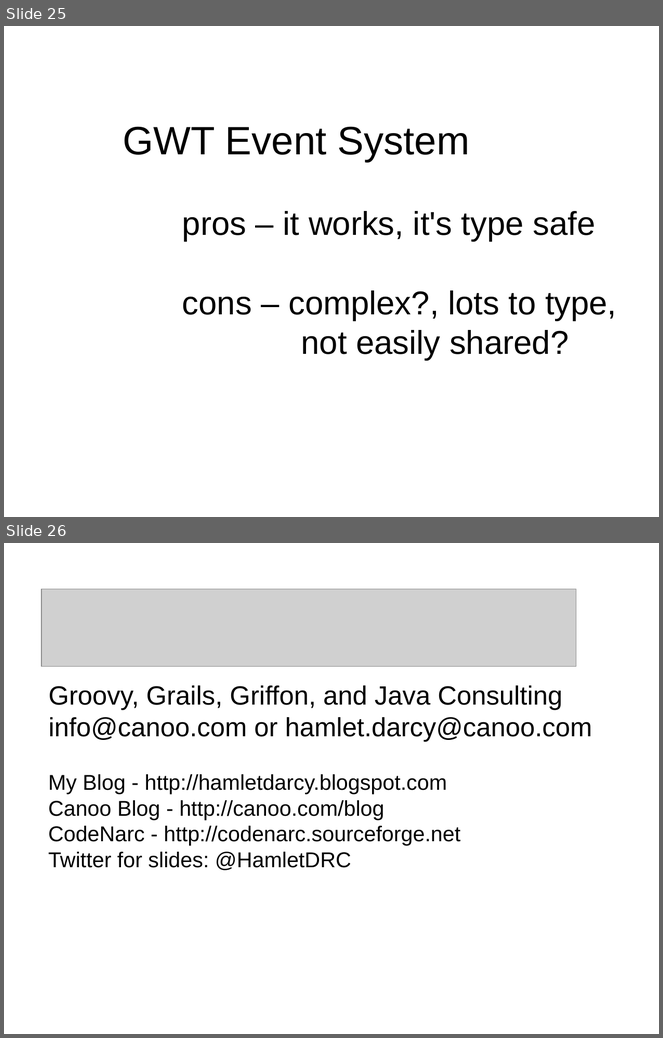
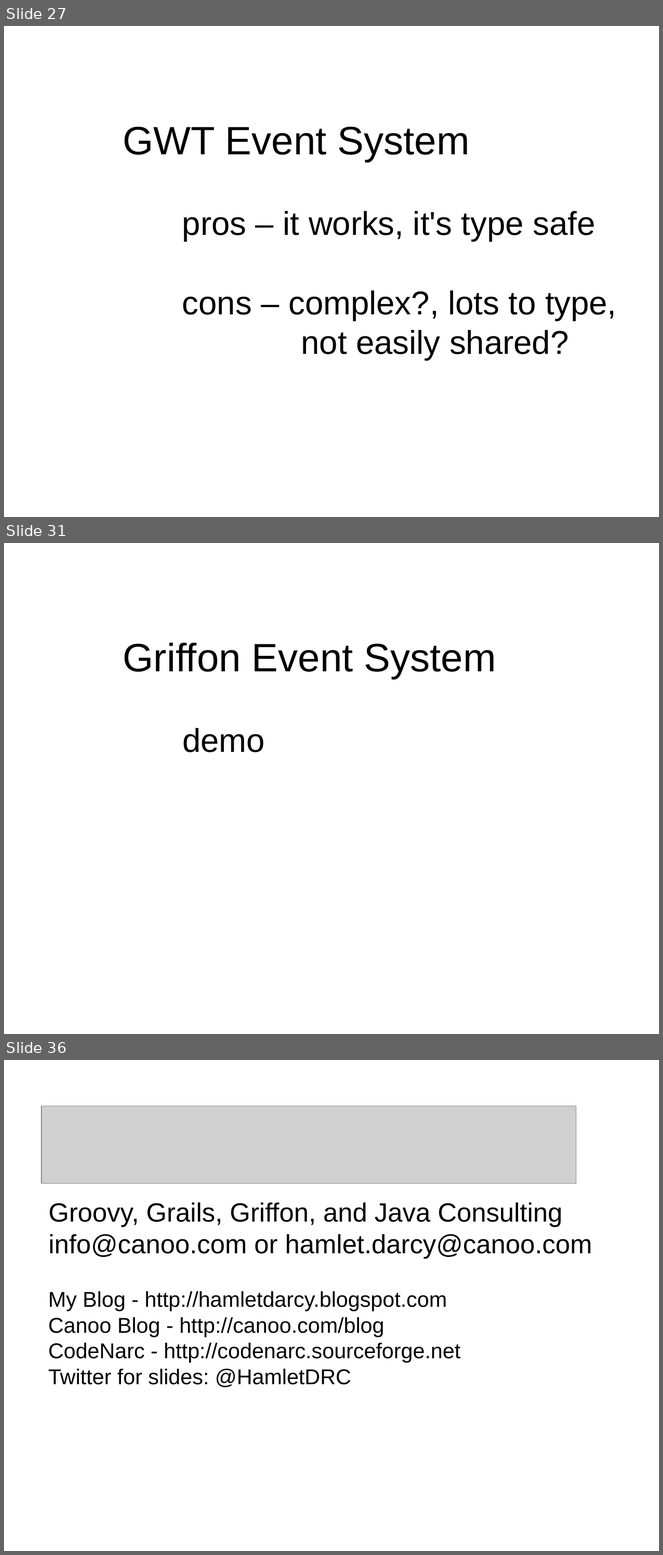
Before and after one commit to HamletDRC/presentations, a slide deck: presopatterns/PresentationPatterns-springio-2011.odp. Shown one above the other, each under a label of ours: slides 25 and 26 before the commit, slides 27, 31 and 36 after it; the slides between them are not shown. The pictures are 663x1038 and 663x1555 pixels, drawn with LibreOffice and Linux fonts; fonts in the diff are those of the drawing; grey boxes stand for pictures; background and template pictures are left out. Boxes give left, top, right and bottom in pixels: in the first picture for what was removed or moved away, otherwise in the second. Text is boxed around its words. In the diff, an @@ line names an element or a change of style, - is before the commit and + after.

Commit message:
griffon examples in Preso Patterns.

```diff
--- a/presopatterns/PresentationPatterns-springio-2011.odp
+++ b/presopatterns/PresentationPatterns-springio-2011.odp
@@ slide 31 added at <box>4,543,659,1034</box>, background picture (left out) @@
@@ text added at <box>123,642,496,753</box>, 48 pt, text #000000 @@
+Griffon Event System
+demo
@@ what was slide 25 is now slide 27 @@
@@ what was slide 26 is now slide 36 @@
```
Also in this commit, not shown: 9 other slides added, 2 other files.
